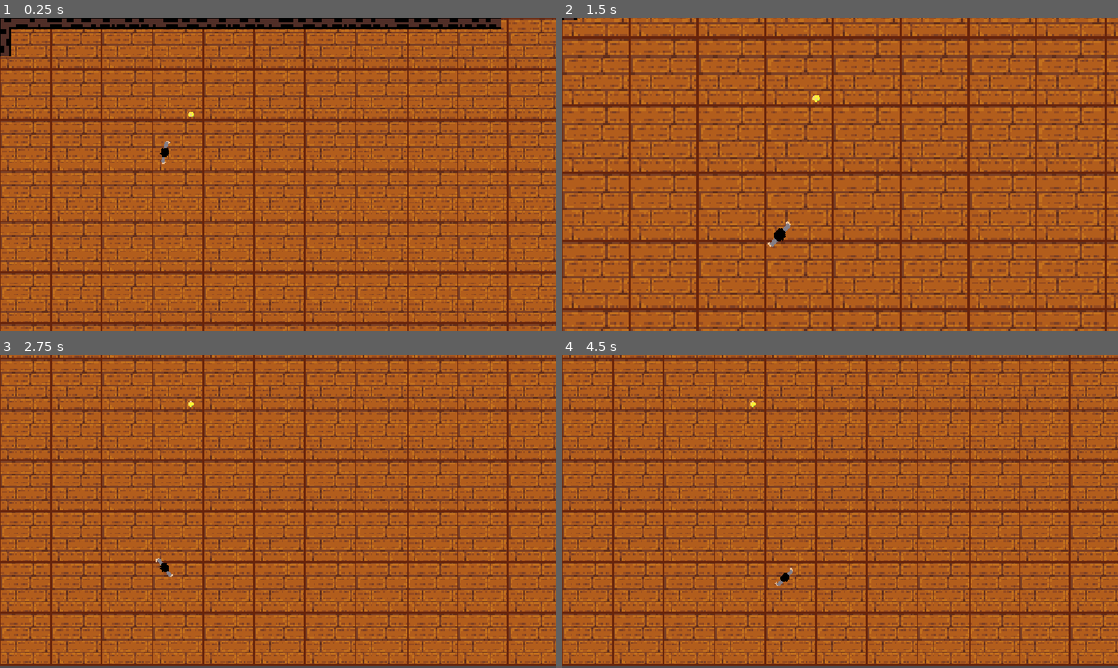
Above: before the commit, frames 1-4 (two rows, left to right).
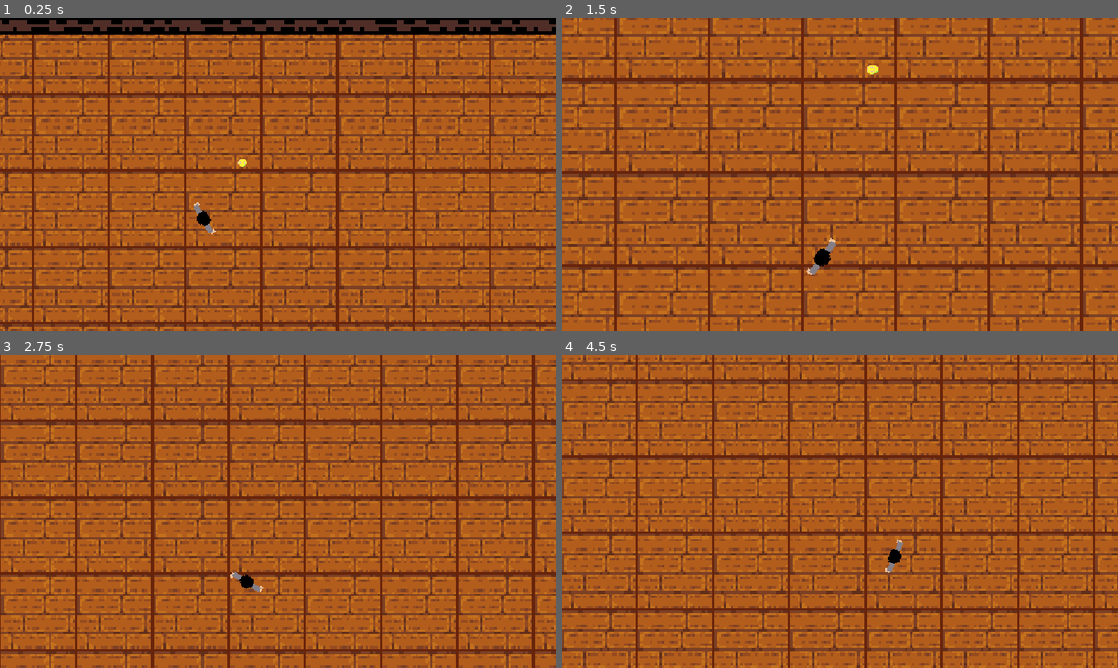
Above: after the commit, the same moments.

Repository: turdedman/GarbageJam-7
Game: Godot game, scene res://scenes/main.tscn
The game is run twice, just before and just after one commit, with the same random seed, the same clock (stepped at 60 frames per second) and the same inputs.
Inputs (mouse positions are in pixels of both pictures, inside the frame that each line leads up to):
- Up to frame 1 (0.25 s): no input
- Up to frame 2 (1.5 s): move the mouse to (962, 158) at 0.52 s; hold S (S) 0.53-1.28 s; tap Mouse wheel up (scroll in) at 0.8, 1.35 s; move the mouse to (728, 190) at 1.27 s
- Up to frame 3 (2.75 s): tap Mouse wheel down (scroll out) at 1.55, 2.1 s; tap Enter at 2 s; move the mouse to (333, 442) at 2.02 s; hold S (S) from 2.03 s (still down)
- Up to frame 4 (4.5 s): move the mouse to (812, 574) at 2.77 s; release S (S) at 2.78 s; tap A (A) at 2.85 s; tap Mouse wheel up (scroll in) at 3.05 s; tap Space at 3.5 s; move the mouse to (1006, 558) at 3.52 s; hold D (D) 3.53-4.28 s; tap Mouse wheel down (scroll out) at 3.8 s; move the mouse to (673, 464) at 4.27 s; tap S (S) at 4.35 s

The runs differ from the first frame. In frame 1, 53% of the frame differs, in the area x 0-100%, y 0-100%; in frame 2, 53%; in frame 3, 53%; in frame 4, 56%.

Commit message:
fixed the camera somewhat

Diff:
--- a/scenes/game_manager.gd
+++ b/scenes/game_manager.gd
@@ -1,6 +1,7 @@
 extends Node
 # Taget från en tutorial
 
+var totalcoins: int = 7
 var coins = 0
 @onready var pickup_item_label = $CanvasLayer/PickupItemLabel
 
@@ -8,4 +9,4 @@
 
 func add_coin():
 	coins += 1
-	pickup_item_label.text = "Coins: " + str(coins)
+	pickup_item_label.text = "Coins: " + str(coins)+ "/" + str(totalcoins)
--- a/scenes/main.tscn
+++ b/scenes/main.tscn
@@ -141,6 +141,7 @@
 
 [node name="Camera2D" type="Camera2D" parent="." unique_id=2113550920]
 position = Vector2(442.545, 40)
+zoom = Vector2(1.5, 1.5)
 limit_left = -28
 limit_top = -28
 limit_right = 1243
--- a/scenes/pickup_item.gd
+++ b/scenes/pickup_item.gd
@@ -9,11 +9,7 @@
 
 func _on_body_entered(body):
 	if body.name == "Player":
-		var tween = create_tween()
 
-		tween.tween_property(self, "position", position + Vector2(0, -20), 0.3)
-		tween.tween_property(self, "modulate:a", 0.0, 0.3)
 		game_manager.add_coin()
 		#removes the coin node
-		tween.tween_callback(self.queue_free)
 		queue_free()
--- a/scripts/camera_2d.gd
+++ b/scripts/camera_2d.gd
@@ -14,9 +14,10 @@
 func _process(delta: float) -> void:
 
 	if Input.is_action_just_pressed("scroll in"):
-		zoom += Vector2(1, 1) * zoomSpeed * delta
+		if zoom < Vector2(3, 3):
+			zoom += Vector2(1, 1) * zoomSpeed * delta
 	elif Input.is_action_just_pressed("scroll out"):
-		if zoom > Vector2(1, 1):
+		if zoom > Vector2(1.5, 1.5):
 			zoom += Vector2(1, 1) * -zoomSpeed * delta
 
 	var playerPosition: Vector2 = mainScene.get_node("Player").position
